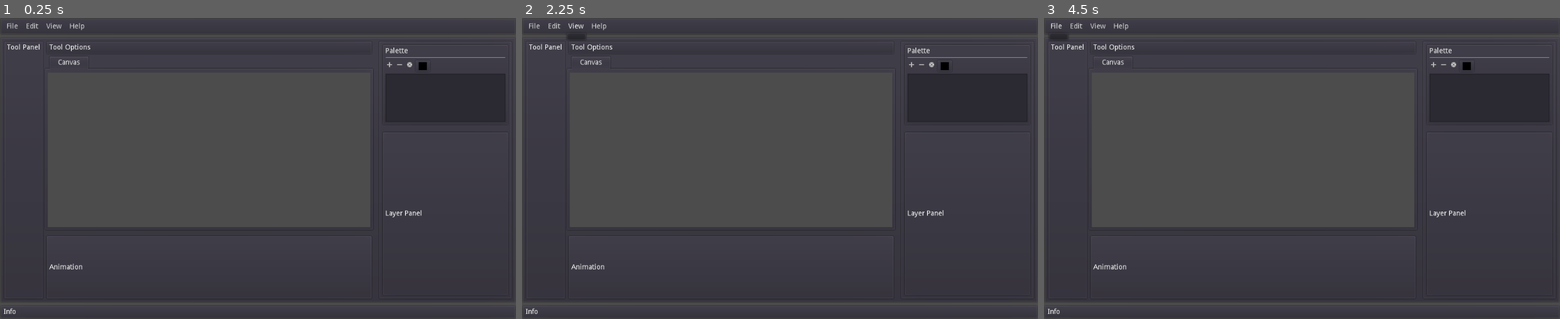
Above: before the commit, frames 1-3 (left to right).
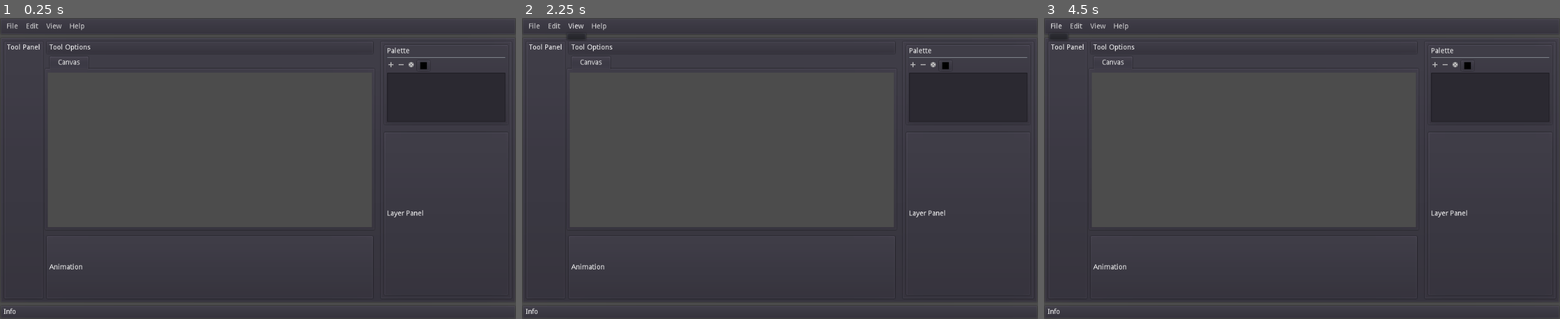
Above: after the commit, the same moments.

Repository: CatlockGames/Lattice
Game: Godot game, scene res://scenes/Lattice.tscn
The game is run twice, just before and just after one commit, with the same random seed, the same clock (stepped at 60 frames per second) and the same inputs.
Inputs (mouse positions are in pixels of both pictures, inside the frame that each line leads up to; where the layout moved, square brackets give the same spot in the first picture):
- Up to frame 1 (0.25 s): no input
- Up to frame 2 (2.25 s): click "File" at 0.5 s; click "Edit" at 1.25 s; click "View" at 2 s
- Up to frame 3 (4.5 s): click (1436, 66) [1431, 66] at 2.75 s; click (1446, 66) [1441, 66] at 3.5 s; click "File" at 4.25 s

The runs differ from the first frame. In frame 1, 0.3% of the frame differs, in the area x 72-98%, y 8-74%; in frame 2, 0.3%; in frame 3, 0.3%.

Commit message:
remove test icon for color picker

Diff:
--- a/scenes/Lattice.tscn
+++ b/scenes/Lattice.tscn
@@ -7,11 +7,10 @@
 [ext_resource path="res://assets/graphics/removePressed.png" type="Texture" id=5]
 [ext_resource path="res://assets/graphics/settings.png" type="Texture" id=6]
 [ext_resource path="res://assets/graphics/settingsPressed.png" type="Texture" id=7]
-[ext_resource path="res://assets/graphics/test.png" type="Texture" id=8]
-[ext_resource path="res://assets/graphics/selected.png" type="Texture" id=9]
+[ext_resource path="res://assets/graphics/selected.png" type="Texture" id=8]
 
 [sub_resource type="StyleBoxTexture" id=1]
-texture = ExtResource( 9 )
+texture = ExtResource( 8 )
 region_rect = Rect2( 0, 0, 16, 16 )
 
 [node name="Lattice" type="Control"]
@@ -92,19 +91,19 @@
 
 [node name="Center" type="VBoxContainer" parent="UI/MainPanel/Main/HSplitContainer"]
 editor/display_folded = true
-margin_right = 648.0
+margin_right = 651.0
 margin_bottom = 516.0
 size_flags_horizontal = 3
 
 [node name="ToolOptionsPanel" type="PanelContainer" parent="UI/MainPanel/Main/HSplitContainer/Center"]
 editor/display_folded = true
-margin_right = 648.0
+margin_right = 651.0
 margin_bottom = 28.0
 
 [node name="ToolOptions" type="HBoxContainer" parent="UI/MainPanel/Main/HSplitContainer/Center/ToolOptionsPanel"]
 margin_left = 7.0
 margin_top = 7.0
-margin_right = 641.0
+margin_right = 644.0
 margin_bottom = 21.0
 
 [node name="Label" type="Label" parent="UI/MainPanel/Main/HSplitContainer/Center/ToolOptionsPanel/ToolOptions"]
@@ -115,13 +114,13 @@
 [node name="VSplitContainer" type="VSplitContainer" parent="UI/MainPanel/Main/HSplitContainer/Center"]
 editor/display_folded = true
 margin_top = 32.0
-margin_right = 648.0
+margin_right = 651.0
 margin_bottom = 516.0
 size_flags_vertical = 3
 split_offset = -100
 
 [node name="TabContainer" type="TabContainer" parent="UI/MainPanel/Main/HSplitContainer/Center/VSplitContainer"]
-margin_right = 648.0
+margin_right = 651.0
 margin_bottom = 344.0
 size_flags_horizontal = 3
 size_flags_vertical = 3
@@ -141,7 +140,7 @@
 stretch = true
 
 [node name="Viewport" type="Viewport" parent="UI/MainPanel/Main/HSplitContainer/Center/VSplitContainer/TabContainer/Canvas"]
-size = Vector2( 640, 308 )
+size = Vector2( 643, 308 )
 handle_input_locally = false
 render_target_update_mode = 3
 
@@ -150,14 +149,14 @@
 [node name="AnimationPanel" type="PanelContainer" parent="UI/MainPanel/Main/HSplitContainer/Center/VSplitContainer"]
 editor/display_folded = true
 margin_top = 356.0
-margin_right = 648.0
+margin_right = 651.0
 margin_bottom = 484.0
 
 [node name="Animation" type="HBoxContainer" parent="UI/MainPanel/Main/HSplitContainer/Center/VSplitContainer/AnimationPanel"]
 editor/display_folded = true
 margin_left = 7.0
 margin_top = 7.0
-margin_right = 641.0
+margin_right = 644.0
 margin_bottom = 121.0
 
 [node name="Label" type="Label" parent="UI/MainPanel/Main/HSplitContainer/Center/VSplitContainer/AnimationPanel/Animation"]
@@ -167,19 +166,19 @@
 text = "Animation"
 
 [node name="RightPanel" type="PanelContainer" parent="UI/MainPanel/Main/HSplitContainer"]
-margin_left = 660.0
+margin_left = 663.0
 margin_right = 926.0
 margin_bottom = 516.0
 
 [node name="VSplitContainer" type="VSplitContainer" parent="UI/MainPanel/Main/HSplitContainer/RightPanel"]
 margin_left = 7.0
 margin_top = 7.0
-margin_right = 259.0
+margin_right = 256.0
 margin_bottom = 509.0
 split_offset = -300
 
 [node name="PalettePanel" type="PanelContainer" parent="UI/MainPanel/Main/HSplitContainer/RightPanel/VSplitContainer"]
-margin_right = 252.0
+margin_right = 249.0
 margin_bottom = 162.0
 size_flags_vertical = 3
 script = ExtResource( 1 )
@@ -187,53 +186,53 @@
 [node name="Palette" type="VBoxContainer" parent="UI/MainPanel/Main/HSplitContainer/RightPanel/VSplitContainer/PalettePanel"]
 margin_left = 7.0
 margin_top = 7.0
-margin_right = 245.0
+margin_right = 242.0
 margin_bottom = 155.0
 
 [node name="Label" type="Label" parent="UI/MainPanel/Main/HSplitContainer/RightPanel/VSplitContainer/PalettePanel/Palette"]
-margin_right = 238.0
+margin_right = 235.0
 margin_bottom = 14.0
 text = "Palette"
 
 [node name="HSeparator" type="HSeparator" parent="UI/MainPanel/Main/HSplitContainer/RightPanel/VSplitContainer/PalettePanel/Palette"]
 margin_top = 18.0
-margin_right = 238.0
+margin_right = 235.0
 margin_bottom = 22.0
 
 [node name="Buttons" type="HBoxContainer" parent="UI/MainPanel/Main/HSplitContainer/RightPanel/VSplitContainer/PalettePanel/Palette"]
 margin_top = 26.0
-margin_right = 238.0
-margin_bottom = 48.0
+margin_right = 235.0
+margin_bottom = 46.0
 
 [node name="AddColor" type="TextureButton" parent="UI/MainPanel/Main/HSplitContainer/RightPanel/VSplitContainer/PalettePanel/Palette/Buttons"]
 margin_right = 16.0
-margin_bottom = 22.0
+margin_bottom = 20.0
 texture_normal = ExtResource( 2 )
 texture_pressed = ExtResource( 3 )
 
 [node name="RemoveColor" type="TextureButton" parent="UI/MainPanel/Main/HSplitContainer/RightPanel/VSplitContainer/PalettePanel/Palette/Buttons"]
 margin_left = 20.0
 margin_right = 36.0
-margin_bottom = 22.0
+margin_bottom = 20.0
 texture_normal = ExtResource( 4 )
 texture_pressed = ExtResource( 5 )
 
 [node name="Settings" type="TextureButton" parent="UI/MainPanel/Main/HSplitContainer/RightPanel/VSplitContainer/PalettePanel/Palette/Buttons"]
 margin_left = 40.0
 margin_right = 56.0
-margin_bottom = 22.0
+margin_bottom = 20.0
 texture_normal = ExtResource( 6 )
 texture_pressed = ExtResource( 7 )
 
 [node name="ColorPickerButton" type="ColorPickerButton" parent="UI/MainPanel/Main/HSplitContainer/RightPanel/VSplitContainer/PalettePanel/Palette/Buttons"]
 margin_left = 60.0
-margin_right = 88.0
-margin_bottom = 22.0
-icon = ExtResource( 8 )
+margin_right = 85.0
+margin_bottom = 20.0
+rect_min_size = Vector2( 25, 20 )
 
 [node name="Colors" type="ItemList" parent="UI/MainPanel/Main/HSplitContainer/RightPanel/VSplitContainer/PalettePanel/Palette"]
-margin_top = 52.0
-margin_right = 238.0
+margin_top = 50.0
+margin_right = 235.0
 margin_bottom = 148.0
 size_flags_horizontal = 3
 size_flags_vertical = 3
@@ -245,13 +244,13 @@
 [node name="LayerPanel" type="PanelContainer" parent="UI/MainPanel/Main/HSplitContainer/RightPanel/VSplitContainer"]
 editor/display_folded = true
 margin_top = 174.0
-margin_right = 252.0
+margin_right = 249.0
 margin_bottom = 502.0
 
 [node name="Label" type="Label" parent="UI/MainPanel/Main/HSplitContainer/RightPanel/VSplitContainer/LayerPanel"]
 margin_left = 7.0
 margin_top = 157.0
-margin_right = 245.0
+margin_right = 242.0
 margin_bottom = 171.0
 text = "Layer Panel"
 
Binary file removed: assets/graphics/test.png
Not shown, removed: assets/graphics/test.png.import
Not shown: 1 places in scenes/Lattice.tscn that only renumber resources
